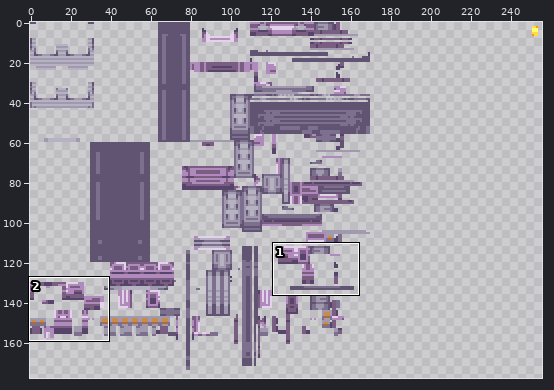
Two versions of one sprite sheet, assets/pnt/textures/custom/rrc/vehicle_front.png. Above: a wide view before the commit, with the close-up outlined.
Close-up. Before the commit:
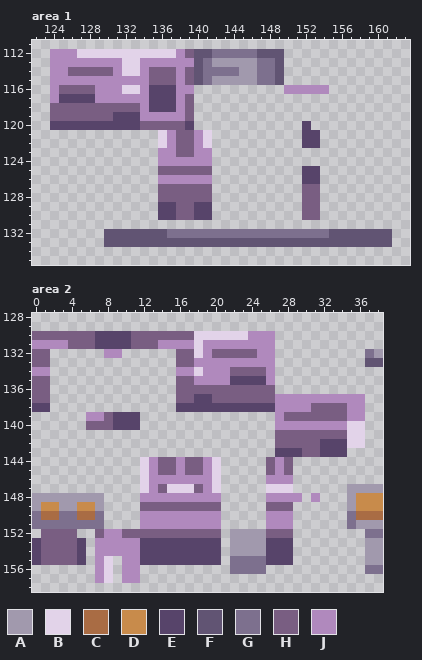
The file is 256x256 pixels. Shown: area 1: x 122..163, y 111..135; area 2: x 0..38, y 128..158. The wide view leaves out empty margins. The commit also changed other parts of the picture, which this record leaves out.
Palette (. is transparent): A #a199ad  B #e2d3e9  C #a96c44  D #c88b4b  E #57446a  F #615473  G #7d708e  H #795e82  J #b089bd
The result:
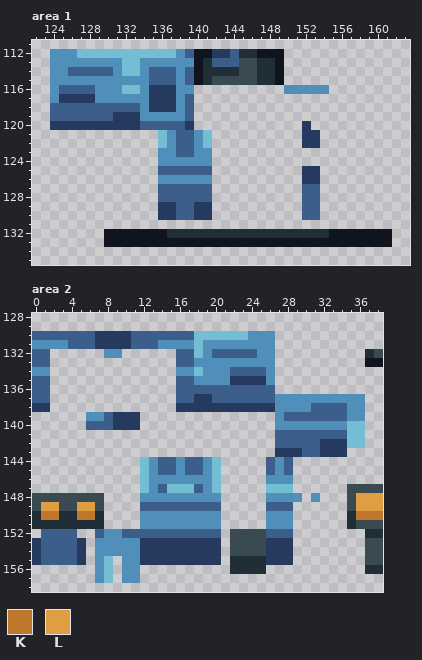
Colours new in this view: K #be772b  L #de9e41
From old to new:
@@ palette @@
-A #a199ad
+A #394a50
-B #e2d3e9
+B #73bed3
-E #57446a
+E #253a5e
-F #615473
+F #10141f
-G #7d708e
+G #202e37
-H #795e82
+H #3c5e8b
-J #b089bd
+J #4f8fba
--- area 1
@@ x 140..146 @@
 111 .......
-112 FFGGGGG
-113 FGAAAAA
+112 FFEEHGG
+113 FGHHHAA
 114 FGGGGAA
--- area 2
@@ x 0..38 @@
 147 ............BJHBBBHJB.....BBB......AAAA
-148 AAAAAAAA....JJJJJJJJJ.....JJJJ.J...ADDD
-149 ADDAADDA....HHHHHHHHH.....HHH......ADDD
-150 GCCGGCCG....JJJJJJJJJ.....JJJ......GCCC
+148 AAAAAAAA....JJJJJJJJJ.....JJJJ.J...ALLL
+149 ALLAALLA....HHHHHHHHH.....HHH......ALLL
+150 GKKGGKKG....JJJJJJJJJ.....JJJ......GKKK
 151 GGGGGGGG....JJJJJJJJJ.....JJJ......GAAA
Pixel boxes of the changes (left, top, right, bottom) in both close-ups:
changed: (50, 49, 392, 247)
changed: (32, 331, 383, 583)
